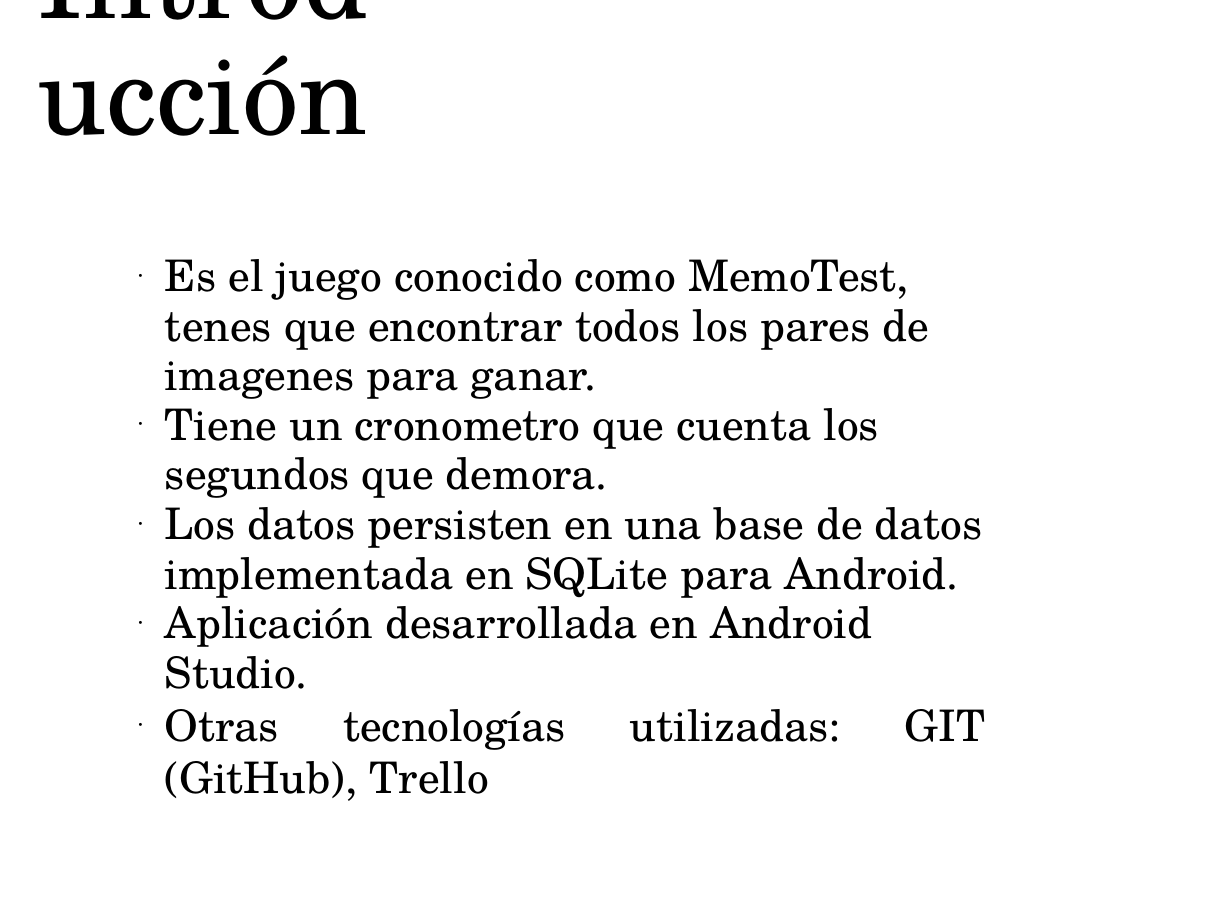
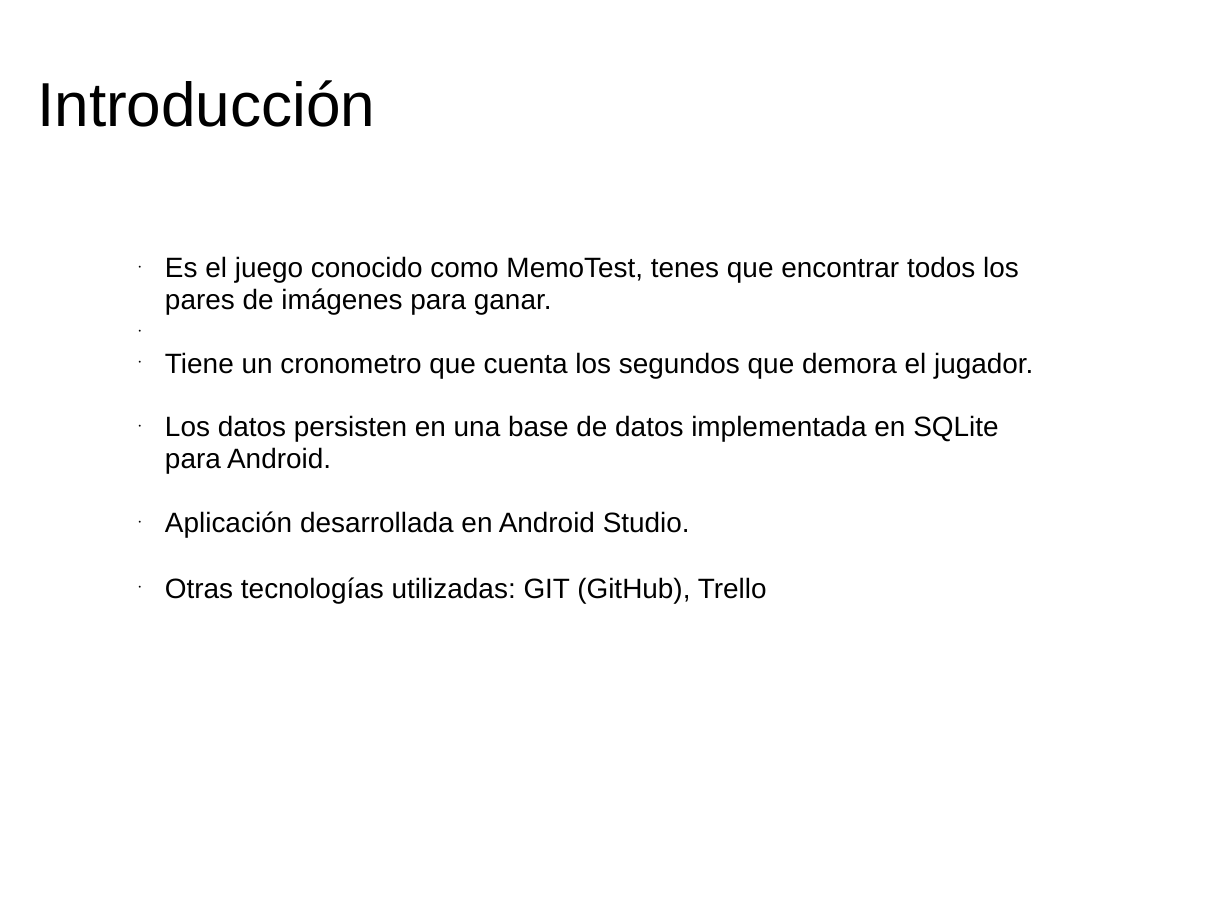
Before and after one commit to JulianMoreno2/tp2lp4, a slide deck: slide 2 of Presentacion/Presentacion MemoTest.pptx. Drawn at 1232x924 pixels with LibreOffice and Linux fonts; fonts in the diff are those of the drawing; background and template pictures are left out. Boxes give left, top, right and bottom in pixels: in the first picture for what was removed or moved away, otherwise in the second. Text is boxed around its words. In the diff, an @@ line names an element or a change of style, - is before the commit and + after.

Commit message:
presentacion

```diff
--- a/Presentacion/Presentacion MemoTest.pptx
+++ b/Presentacion/Presentacion MemoTest.pptx
@@ text "Introducción": place and size @@
-text "Introducción" at bbox=[27, 44, 383, 162]
+text "Introducción" at bbox=[37, 80, 375, 127]
@@ text "Introducción" at bbox=[37, 80, 375, 127]: size 72.8 to 40 pt, font TeX Gyre Schola to Arial @@
@@ text at bbox=[165, 256, 1033, 378]: text changed; size 28 to 18 pt; font TeX Gyre Schola to Arial @@
-• Es el juego conocido como MemoTest, tenes que encontrar todos los pares de imagenes para ganar.
-• Tiene un cronometro que cuenta los segundos que demora.
+• Es el juego conocido como MemoTest, tenes que encontrar todos los pares de imágenes para ganar.
+• Tiene un cronometro que cuenta los segundos que demora el jugador.
@@ text at bbox=[165, 415, 998, 473]: size 28 to 18 pt, font TeX Gyre Schola to Arial in "Los datos persisten en una base de ...", "Aplicación desarrollada en Android Studio.", "Otras tecnologías utilizadas: GIT (GitHub), Trello" @@
```
Also in this commit, not shown: 4 other slides changed, 1 slide removed, 3 other files.
